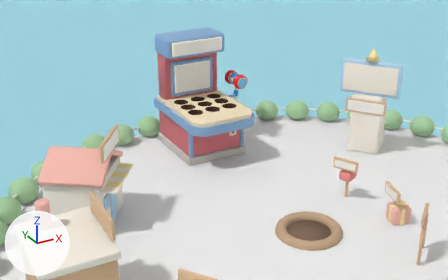
One commit to the Blender file mole/assets/home3d/plaza.blend: the scene before it, then after it.
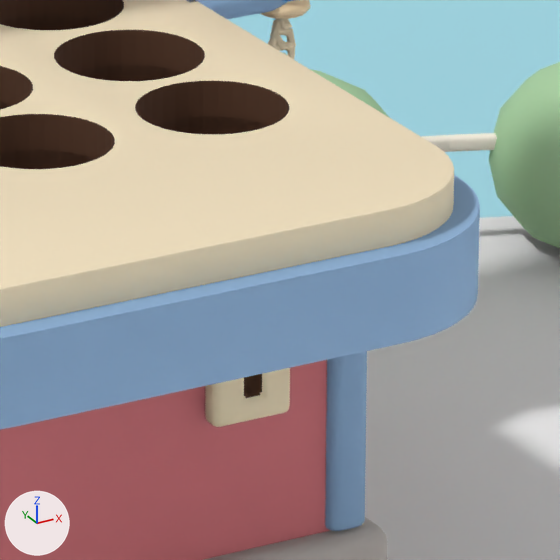
There are two pictures of each version: one from a 50 mm camera at (-12.48, -16.06, 12.58) aimed at (0.11, 6.83, 1.13), one close up on the part from 47% to 59% of the width and 34% to 53% of the height. The axes (+X, +Y, +Z) are drawn at lower left. The lights are the same throughout. The last two pictures show the newer version.

Objects in the first close-up: 'Fence rail.016', 'Hedge.008', 'Home sea plane', 'Island floor', 'base', 'body', 'coin', 'cord', 'deck', 'edge.001', 'hook_plate', 'rim' and 3 more.
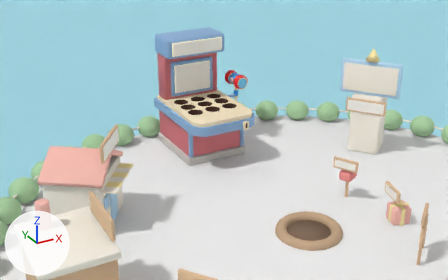
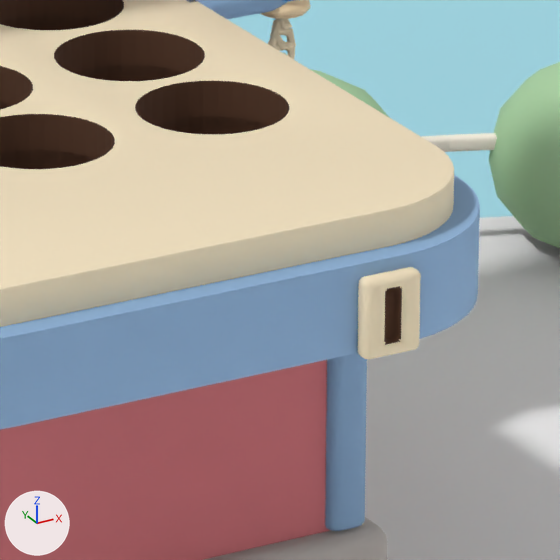
The change in detail:
me_cube_090 is used by ob_coin; parent ob_site_lightmode; location (0.0, 0.0, 0.0); scale (2.84, 2.84, 2.84).
me_cube_090 had 366 vertices, 604 faces and spanned x 0.21..0.35, y -0.64..-0.6, z 0.378..0.598.
me_cube_090 now has 366 vertices, 604 faces and spans x 0.25..0.35, y -1.027..-0.997, z 0.627..0.757.
me_cube_090 part 1: 366 of 366 vertices moved; they spanned x 0.21..0.35, y -0.64..-0.6, z 0.378..0.598 and now span x 0.25..0.35, y -1.027..-0.997, z 0.627..0.757; mean shift (0.021, -0.39, 0.204).

Where the change shows, as pixel boxes [x1, y1, x2, y2] in the close-ups (560 x 560 px; the box of a moved part takes in the faces that stretch with it):
'coin', reshaped
    before: [205, 368, 290, 427]
    after: [358, 267, 421, 359]
part 1 of me_cube_090, moved or reshaped
    before: [206, 368, 290, 427]
    after: [359, 267, 421, 359]
